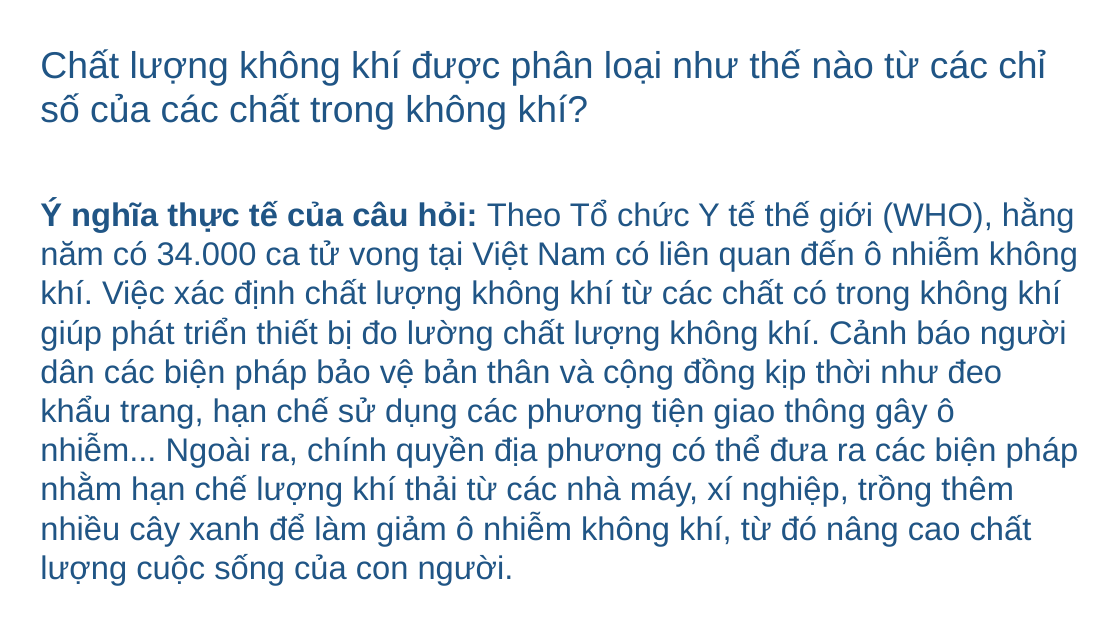
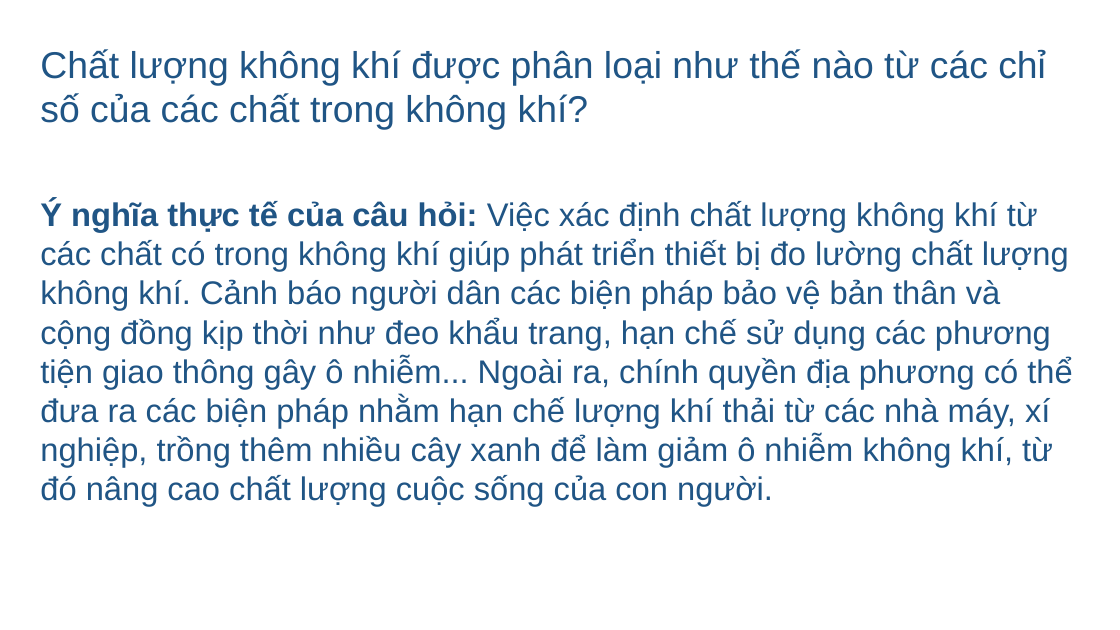
Before and after one commit to lethanhson1504/datascience-project-group16, a slide deck: slide 10 of Slide.pptx. Drawn at 1120x630 pixels with LibreOffice and Linux fonts; fonts in the diff are those of the drawing; background and template pictures are left out. Boxes give left, top, right and bottom in pixels: in the first picture for what was removed or moved away, otherwise in the second. Text is boxed around its words. In the diff, an @@ line names an element or a change of style, - is before the commit and + after.

```diff
--- a/Slide.pptx
+++ b/Slide.pptx
@@ text at (40, 200, 1072, 506): text changed @@
-Ý nghĩa thực tế của câu hỏi: Theo Tổ chức Y tế thế giới (WHO), hằng năm có 34.000 ca tử vong tại Việt Nam có liên quan đến ô nhiễm không khí. Việc xác định chất lượng không khí từ các chất có trong không khí giúp phát triển thiết bị đo lường chất lượng không khí. Cảnh báo người dân các biện pháp bảo vệ bản thân và cộng đồng kịp thời như đeo khẩu trang, hạn chế sử dụng các phương tiện giao thông gây ô nhiễm... Ngoài ra, chính quyền địa phương có thể đưa ra các biện pháp nhằm hạn chế lượng khí thải từ các nhà máy, xí nghiệp, trồng thêm nhiều cây xanh để làm giảm ô nhiễm không khí, từ đó nâng cao chất lượng cuộc sống của con người.
+Ý nghĩa thực tế của câu hỏi: Việc xác định chất lượng không khí từ các chất có trong không khí giúp phát triển thiết bị đo lường chất lượng không khí. Cảnh báo người dân các biện pháp bảo vệ bản thân và cộng đồng kịp thời như đeo khẩu trang, hạn chế sử dụng các phương tiện giao thông gây ô nhiễm... Ngoài ra, chính quyền địa phương có thể đưa ra các biện pháp nhằm hạn chế lượng khí thải từ các nhà máy, xí nghiệp, trồng thêm nhiều cây xanh để làm giảm ô nhiễm không khí, từ đó nâng cao chất lượng cuộc sống của con người.
```
Also in this commit, not shown: 12 other slides changed, 4 slides added, 1 slide removed, 3 other files.
